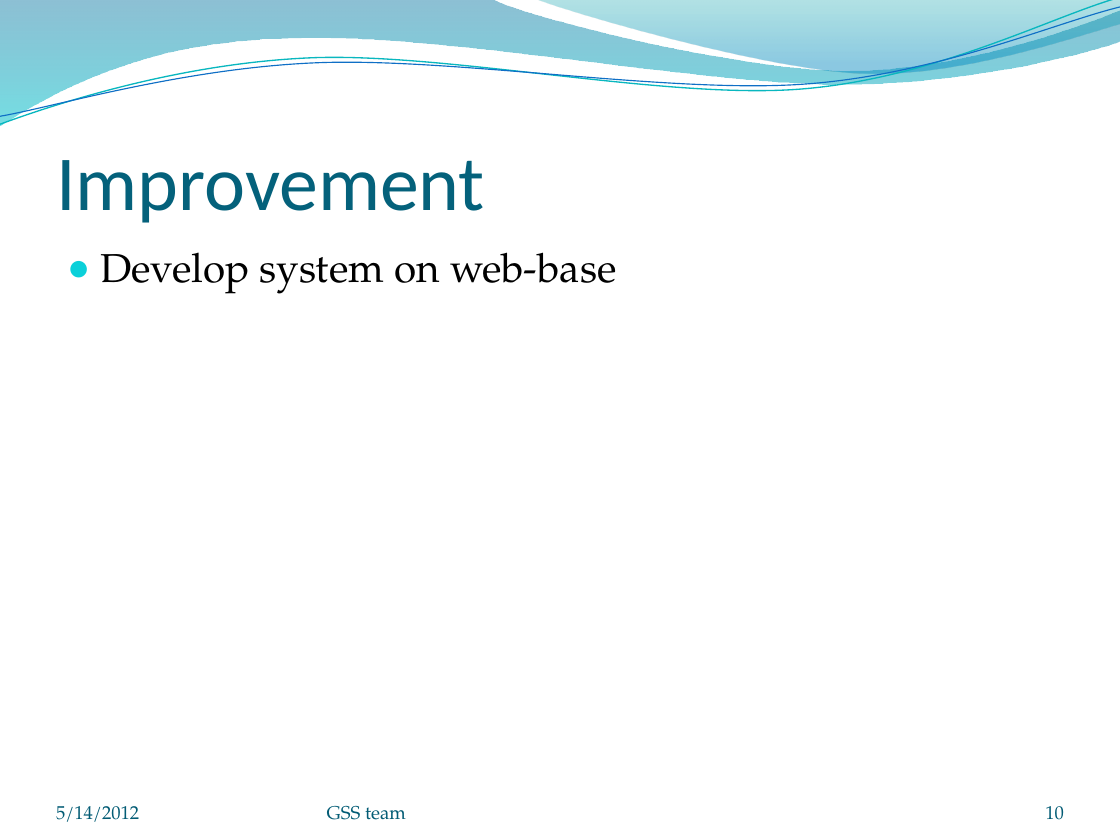
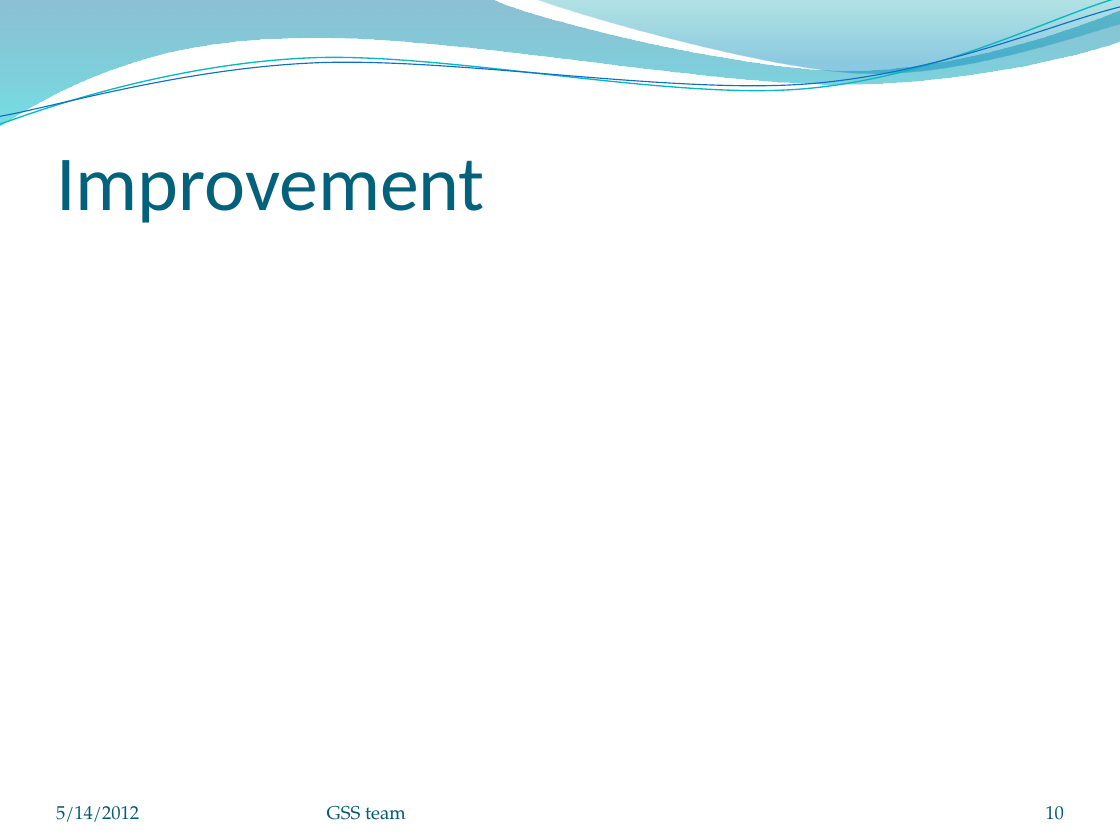
Before and after one commit to cprofu2012/DoAn, a slide deck: slide 10 of Document/Slide 1.pptx. Drawn at 1120x840 pixels with LibreOffice and Linux fonts; fonts in the diff are those of the drawing; background and template pictures are left out. Boxes give left, top, right and bottom in pixels: in the first picture for what was removed or moved away, otherwise in the second. Text is boxed around its words. In the diff, an @@ line names an element or a change of style, - is before the commit and + after.

Commit message:
Update report & Slide

```diff
--- a/Document/Slide 1.pptx
+++ b/Document/Slide 1.pptx
@@ text removed at [101, 252, 616, 294] @@
-● Develop system on web-base
```
Also in this commit, not shown: 3 other files.
